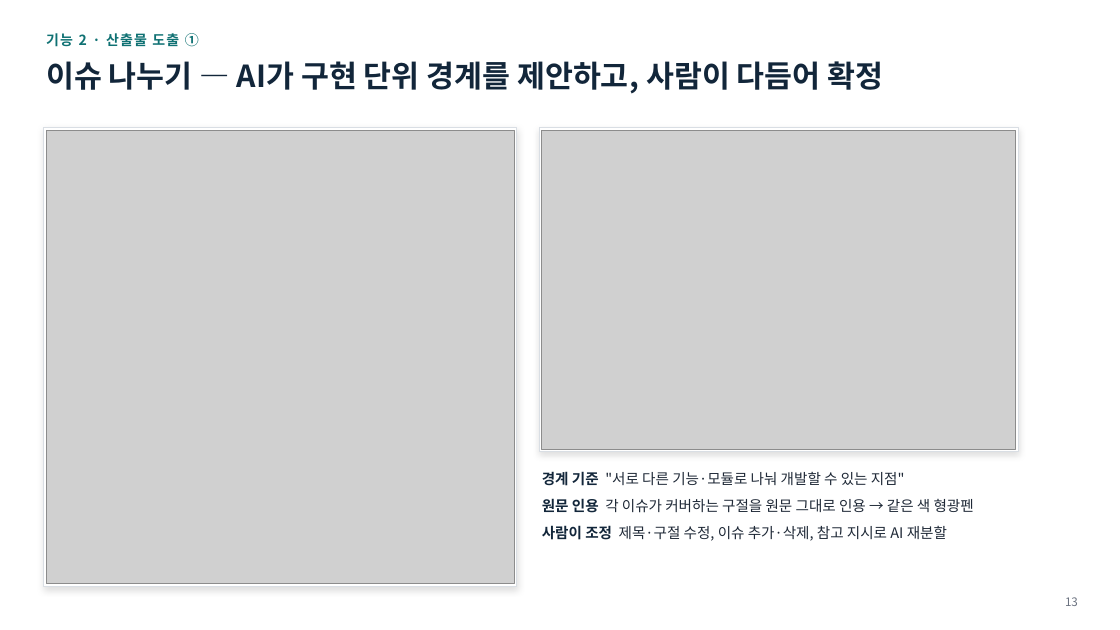
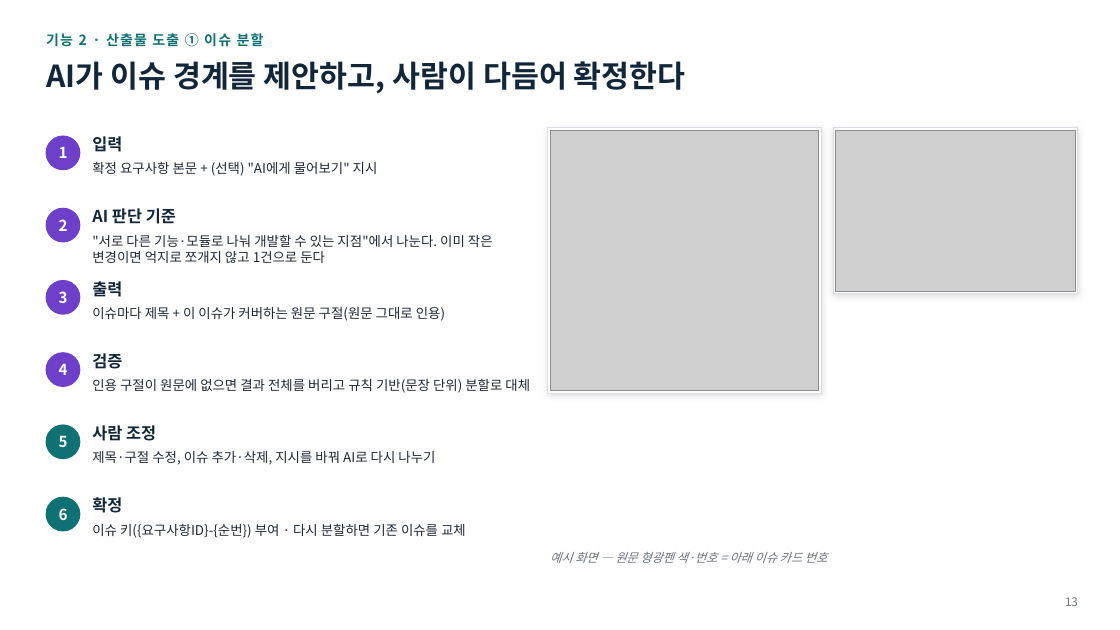
Before and after one commit to jihunhan98/semes-superrookie, a slide deck: slide 13 of docs/midterm/중간보고_요구사항자동화.pptx. Drawn at 1120x630 pixels with LibreOffice and Linux fonts; fonts in the diff are those of the drawing; grey boxes stand for pictures. Boxes give left, top, right and bottom in pixels: in the first picture for what was removed or moved away, otherwise in the second. Text is boxed around its words. In the diff, an @@ line names an element or a change of style, - is before the commit and + after.

```diff
--- a/docs/midterm/중간보고_요구사항자동화.pptx
+++ b/docs/midterm/중간보고_요구사항자동화.pptx
@@ text at [46,33,264,47]: text changed @@
-기능 2 · 산출물 도출 ①
+기능 2 · 산출물 도출 ① 이슈 분할
@@ text at [46,61,686,94]: text changed @@
-이슈 나누기 — AI가 구현 단위 경계를 제안하고, 사람이 다듬어 확정
+AI가 이슈 경계를 제안하고, 사람이 다듬어 확정한다
@@ rectangle removed at [44,128,517,586] @@
@@ ellipse added at [46,136,80,170], fill #6E40C9, outline #6E40C9 1 pt @@
@@ text added at [59,146,68,158], 13 pt, text #FFFFFF, bold @@
+1
@@ text added at [92,136,122,152], 14 pt, text #12263A, bold @@
+입력
@@ rectangle: place and size @@
-rectangle at [539,128,1018,452]
+rectangle at [548,128,822,393]
@@ picture: place and size @@
-picture at [46,130,514,584]
+picture at [550,130,819,391]
@@ rectangle added at [833,128,1078,294], fill #FFFFFF, outline #D9DEE4 0.75 pt @@
@@ picture: place and size @@
-picture at [542,130,1016,450]
+picture at [836,130,1075,292]
@@ text added at [92,161,378,176], 11.5 pt, text #1F2937 @@
+확정 요구사항 본문 + (선택) "AI에게 물어보기" 지시
@@ ellipse added at [46,208,80,242], fill #6E40C9, outline #6E40C9 1 pt @@
@@ text added at [92,208,176,224], 14 pt, text #12263A, bold @@
+AI 판단 기준
@@ text added at [59,219,68,231], 13 pt, text #FFFFFF, bold @@
+2
@@ text added at [92,234,493,263], 11.5 pt, text #1F2937 @@
+"서로 다른 기능·모듈로 나눠 개발할 수 있는 지점"에서 나눈다. 이미 작은 변경이면 억지로 쪼개지 않고 1건으로 둔다
@@ ellipse added at [46,281,80,314], fill #6E40C9, outline #6E40C9 1 pt @@
@@ text added at [59,291,68,303], 13 pt, text #FFFFFF, bold @@
+3
@@ text added at [92,281,122,297], 14 pt, text #12263A, bold @@
+출력
@@ text added at [92,307,445,321], 11.5 pt, text #1F2937 @@
+이슈마다 제목 + 이 이슈가 커버하는 원문 구절(원문 그대로 인용)
@@ ellipse added at [46,353,80,386], fill #6E40C9, outline #6E40C9 1 pt @@
@@ text added at [92,353,122,369], 14 pt, text #12263A, bold @@
+검증
@@ text added at [59,363,68,375], 13 pt, text #FFFFFF, bold @@
+4
@@ text added at [92,379,530,393], 11.5 pt, text #1F2937 @@
+인용 구절이 원문에 없으면 결과 전체를 버리고 규칙 기반(문장 단위) 분할로 대체
@@ ellipse added at [46,425,80,459], fill #0F7173, outline #0F7173 1 pt @@
@@ text added at [59,435,68,447], 13 pt, text #FFFFFF, bold @@
+5
@@ text added at [92,425,156,441], 14 pt, text #12263A, bold @@
+사람 조정
@@ text added at [92,451,435,465], 11.5 pt, text #1F2937 @@
+제목·구절 수정, 이슈 추가·삭제, 지시를 바꿔 AI로 다시 나누기
@@ text removed at [542,471,974,541] @@
-• 경계 기준 "서로 다른 기능·모듈로 나눠 개발할 수 있는 지점"
-• 원문 인용 각 이슈가 커버하는 구절을 원문 그대로 인용 → 같은 색 형광펜
-• 사람이 조정 제목·구절 수정, 이슈 추가·삭제, 참고 지시로 AI 재분할
@@ ellipse added at [46,497,80,531], fill #0F7173, outline #0F7173 1 pt @@
@@ text added at [59,508,68,520], 13 pt, text #FFFFFF, bold @@
+6
@@ text added at [92,497,122,513], 14 pt, text #12263A, bold @@
+확정
@@ text added at [92,523,466,538], 11.5 pt, text #1F2937 @@
+이슈 키({요구사항ID}-{순번}) 부여 · 다시 분할하면 기존 이슈를 교체
@@ text added at [550,552,827,563], 10.5 pt, text #6B7280, italic @@
+예시 화면 — 원문 형광펜 색·번호 = 아래 이슈 카드 번호
```
Also in this commit, not shown: 4 other slides changed, 3 slides added, 4 slides removed.
